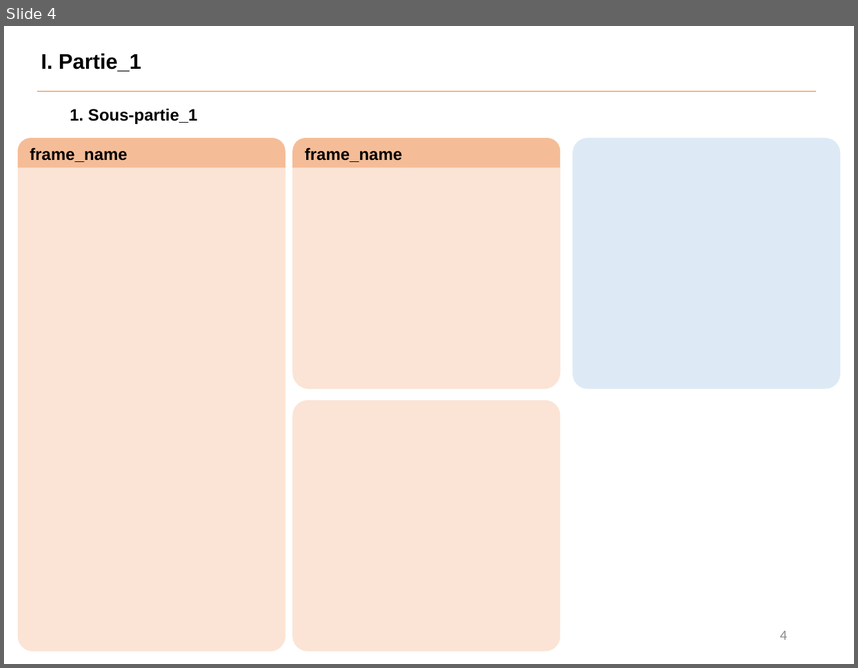
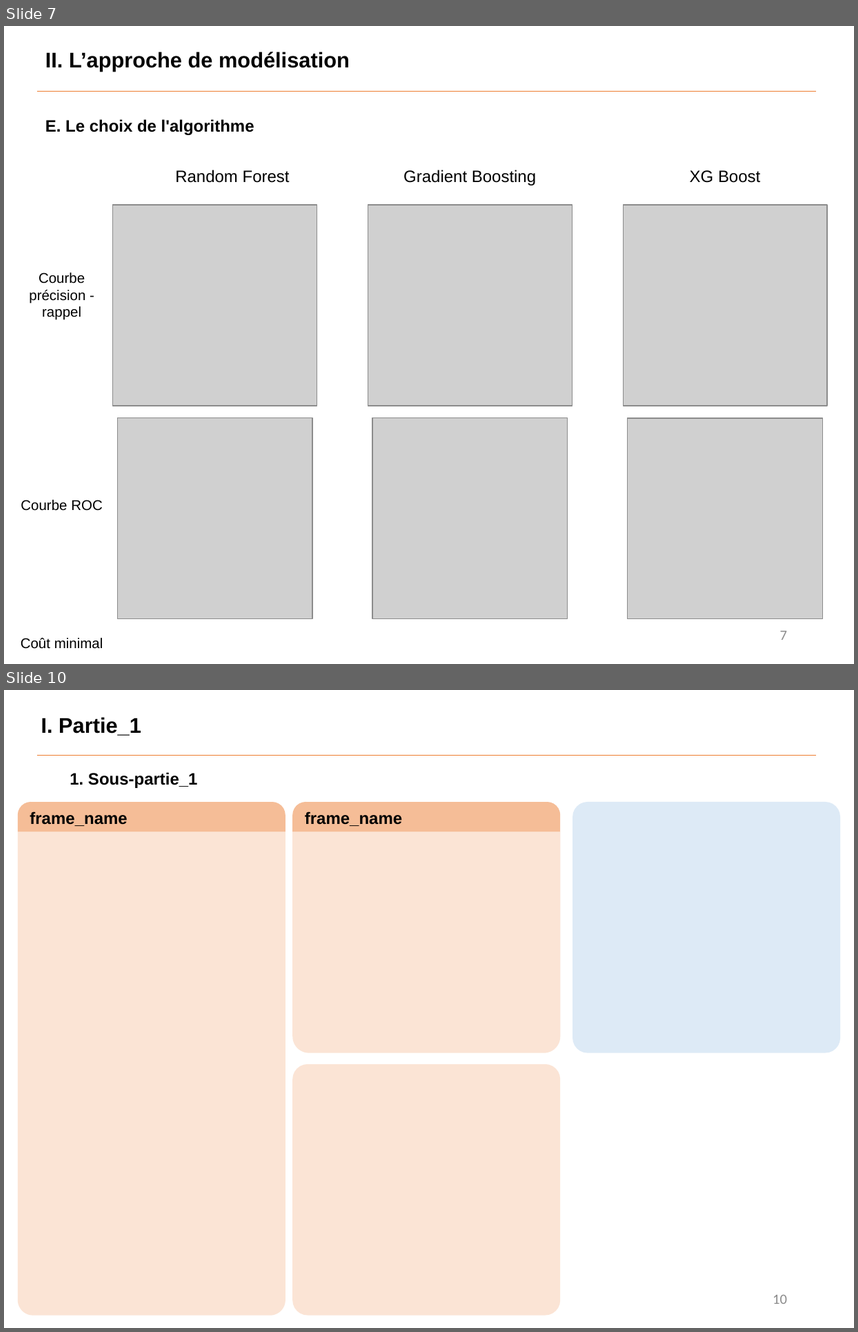
Before and after one commit to Benoit-78/P7_credit_loan_scoring_model, a slide deck: soutenance/P7_soutenance.pptx. Shown one above the other, each under a label of ours: slide 4 before the commit, slides 7 and 10 after it; the slides between them are not shown. The pictures are 858x668 and 858x1332 pixels, drawn with LibreOffice and Linux fonts; fonts in the diff are those of the drawing; grey boxes stand for pictures. Boxes give left, top, right and bottom in pixels: in the first picture for what was removed or moved away, otherwise in the second. Text is boxed around its words. In the diff, an @@ line names an element or a change of style, - is before the commit and + after.

```diff
--- a/soutenance/P7_soutenance.pptx
+++ b/soutenance/P7_soutenance.pptx
@@ slide 7 added at [4, 26, 854, 664], background #FFFFFF @@
@@ text added at [45, 52, 350, 72], 18 pt, text #000000, bold @@
+II. L’approche de modélisation
@@ line added from (37, 92) to (816, 92), #ED7D31 0.5 pt @@
@@ text added at [45, 119, 254, 135], 14 pt, text #000000, bold @@
+E. Le choix de l'algorithme
@@ text added at [175, 170, 290, 183], 14 pt, text #000000 @@
+Random Forest
@@ text added at [404, 170, 536, 185], 14 pt, text #000000 @@
+Gradient Boosting
@@ text added at [690, 170, 760, 183], 14 pt, text #000000 @@
+XG Boost
@@ picture added at [113, 205, 317, 405] @@
@@ picture added at [368, 205, 572, 405] @@
@@ picture added at [623, 205, 827, 405] @@
@@ text added at [29, 272, 85, 320], 12 pt, text #000000 @@
+Courbe précision - rappel
@@ picture added at [117, 417, 312, 617] @@
@@ picture added at [372, 417, 568, 617] @@
@@ picture added at [628, 418, 824, 619] @@
@@ text added at [21, 499, 103, 510], 12 pt, text #000000 @@
+Courbe ROC
@@ text added at [21, 637, 103, 648], 12 pt, text #000000 @@
+Coût minimal
@@ page number added at [780, 630, 787, 639], 12 pt, text #8C8C8C @@
+7
@@ what was slide 4 is now slide 10 @@
@@ page number at [773, 1294, 787, 1303]: text changed @@
-4
+10
```
Also in this commit, not shown: 5 slides changed, 6 other slides added, 1 slide removed, 8 other files.
